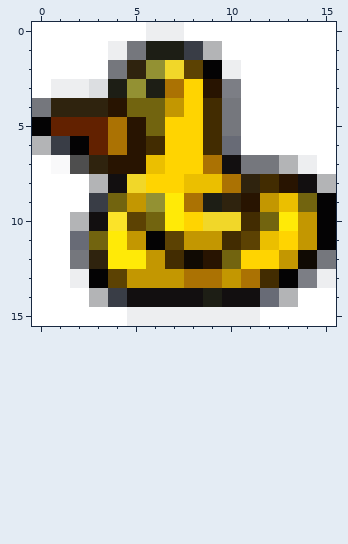
File history of a pixel-art sprite, share/akopia/ui/admin/icon_item.gif. The picture above was drawn from the file before the commit.
The file is 16x16 pixels. Colours within 5 levels of each other are drawn and written as one.
After:
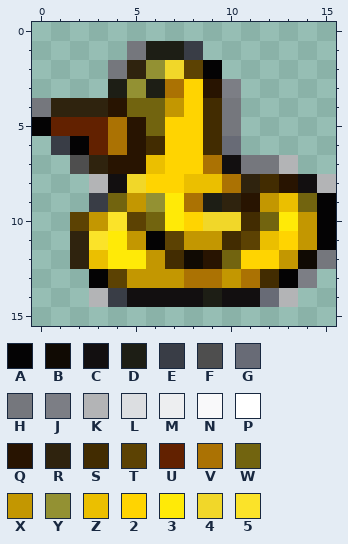
Palette (. is transparent): A #040304  B #100a03  C #120f10  D #1d1e15  E #393d46  F #4e4e4e  G #686b76  H #75777d  J #7c7e85  K #b3b4b6  L #dcdee1  M #edeef0  N #f9f9fa  P #ffffff  Q #281401  R #2f230e  S #422c01  T #5c4203  U #622100  V #ab7203  W #72640f  X #c39701  Y #939133  Z #ebbf00  2 #ffd401  3 #ffea07  4 #f1d729  5 #fbe329
Log entry: New icons from Dave Adams. I gave icon_item.gif (the yellow duck) a transparent background as well.
The exact change:
{"y":0,"x":0,"old":"PPPPPPMMPPPPPPPP","new":"................"}
{"y":1,"x":0,"old":"PPPPM","new":"....."}
{"y":1,"x":9,"old":"KPPPPPP","new":"......."}
{"y":2,"x":0,"old":"PPPP","new":"...."}
{"y":2,"x":10,"old":"MPPPPP","new":"......"}
{"y":3,"x":0,"old":"PMML","new":"...."}
{"y":3,"x":11,"old":"PPPPP","new":"....."}
{"y":4,"x":11,"old":"PPPPP","new":"....."}
{"y":5,"x":11,"old":"PPPPP","new":"....."}
{"y":6,"x":0,"old":"K","new":"."}
{"y":6,"x":11,"old":"PPPPP","new":"....."}
{"y":7,"x":0,"old":"PN","new":".."}
{"y":7,"x":14,"old":"MP","new":".."}
{"y":8,"x":0,"old":"PPP","new":"..."}
{"y":9,"x":0,"old":"PPP","new":"..."}
{"y":10,"x":0,"old":"PPKC","new":"..TX"}
{"y":11,"x":0,"old":"PPGW","new":"..R5"}
{"y":12,"x":0,"old":"PPHR","new":"..RZ"}
{"y":13,"x":0,"old":"PPM","new":"..."}
{"y":13,"x":15,"old":"M","new":"."}
{"y":14,"x":0,"old":"PPP","new":"..."}
{"y":14,"x":14,"old":"PP","new":".."}
{"y":15,"x":0,"old":"PPPPPMMMMMMMPPPP","new":"................"}
{"label":"changed","picture_box":[32,22,336,326]}
